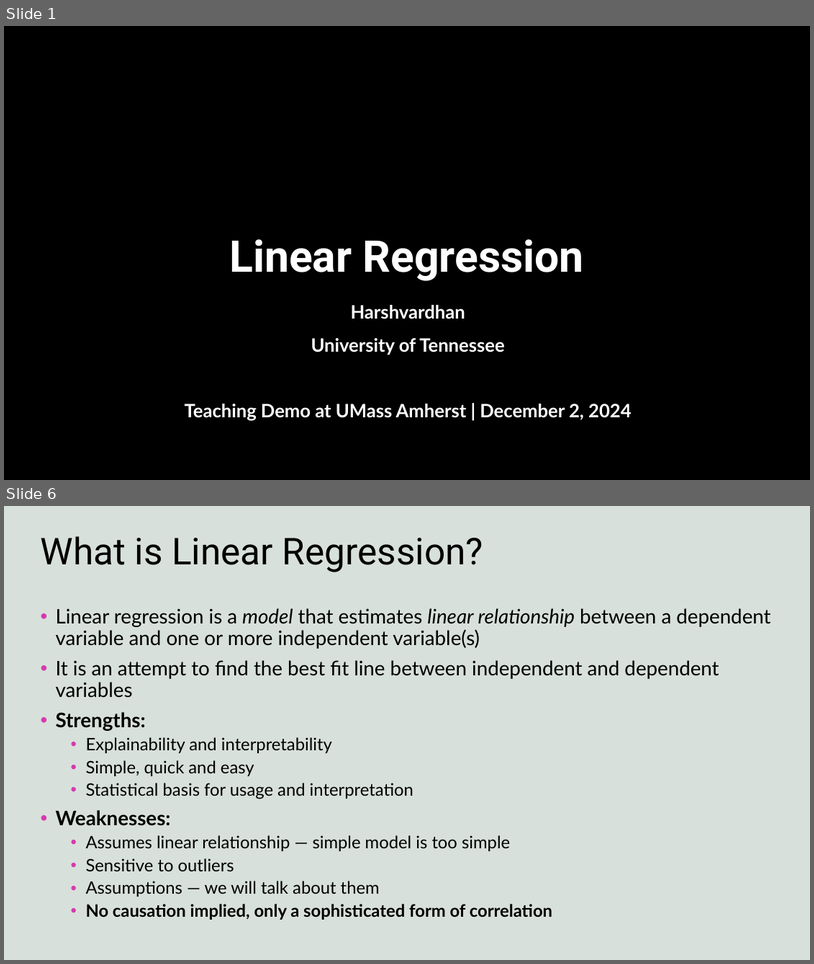
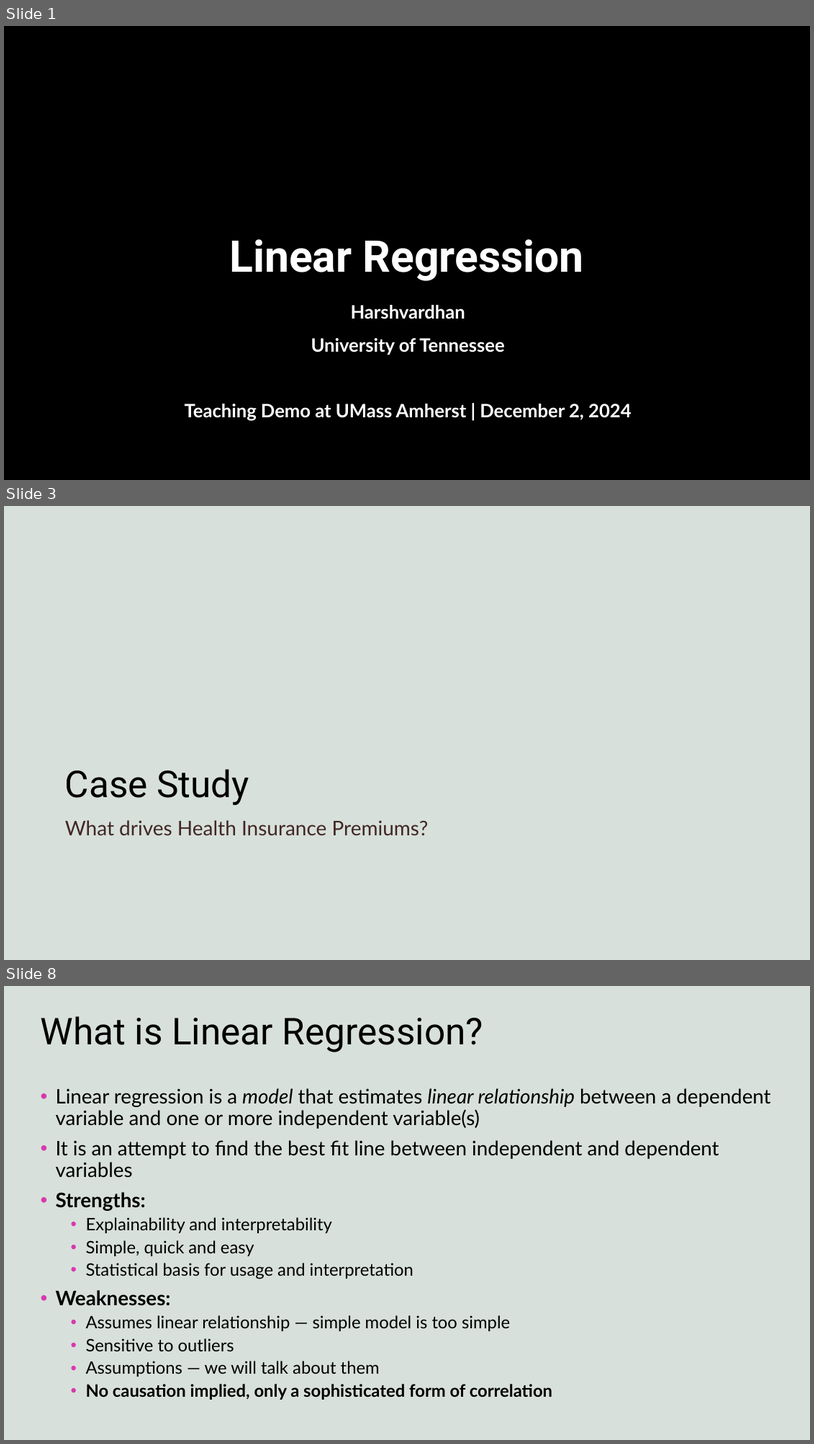
Before and after one commit to harshvardhaniimi/linear-regression, a slide deck: Slides.pptx. Shown one above the other, each under a label of ours: slides 1 and 6 before the commit, slides 1, 3 and 8 after it; the slides between them are not shown. The pictures are 814x964 and 814x1444 pixels, drawn with LibreOffice and Linux fonts; fonts in the diff are those of the drawing; background and template pictures are left out; a plain dark background stands for a picture behind light text. Boxes give left, top, right and bottom in pixels: in the first picture for what was removed or moved away, otherwise in the second. Text is boxed around its words. In the diff, an @@ line names an element or a change of style, - is before the commit and + after.

```diff
--- a/Slides.pptx
+++ b/Slides.pptx
@@ slide 3 added at (4,506,810,960), background #FFFFFF; not listed: 1 template element that a slide beside it also shows @@
@@ title added at (65,769,250,805), 44 pt, text #000000 @@
+Case Study
@@ text added at (65,820,429,835), 24 pt, text #412724 @@
+What drives Health Insurance Premiums?
@@ what was slide 6 is now slide 8 @@
```
Also in this commit, not shown: 11 slides changed, 6 other slides added, 6 slides removed, 10 other files.
